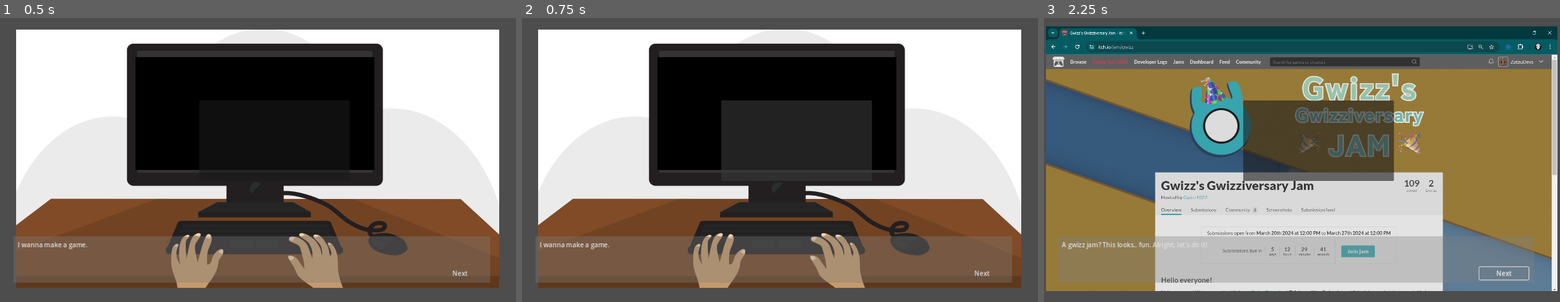
Above: before the commit, frames 1-3 (left to right).
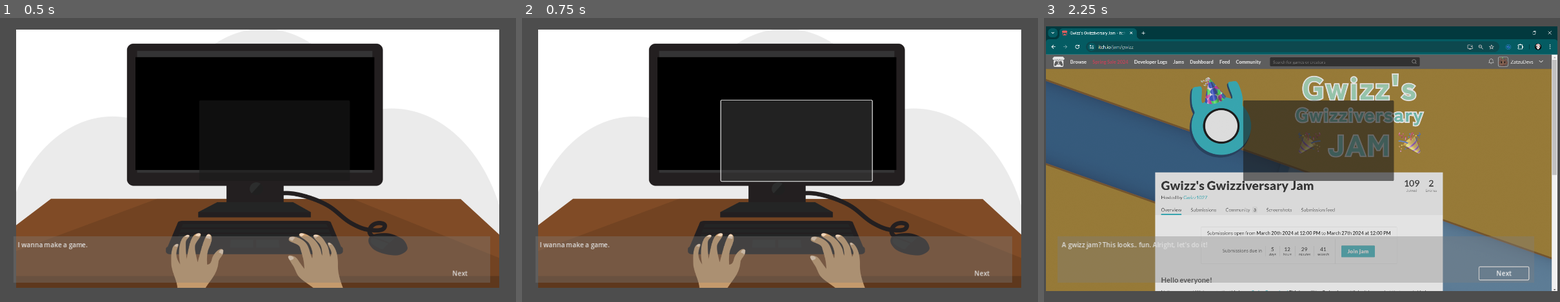
Above: after the commit, the same moments.

Repository: acropolis914/Gwizz-s-Game-Jam
Game: Godot game, scene res://Scene/story_mode.tscn
Two runs of this game, one before a commit and one after it. Both use one fixed random seed, a clock stepped at 60 frames per second and the inputs below.
Inputs (mouse positions are in pixels of both pictures, inside the frame that each line leads up to):
- Up to frame 1 (0.5 s): no input
- Up to frame 2 (0.75 s): click (795, 140) at 0.52 s
- Up to frame 3 (2.25 s): click (1317, 140) at 1.27 s; click "Next" at 2 s

Frame 1 is identical in both runs. In frame 2, 0.3% of the frame differs, in the area x 38-68%, y 28-58%; in frame 3, nothing differs.

Commit message:
fixed stuff
fixed stuff

Diff:
--- a/Scene/story_mode.tscn
+++ b/Scene/story_mode.tscn
@@ -104,7 +104,7 @@
 offset_bottom = 783.0
 flat = true
 
-[node name="Button" type="Button" parent="Error"]
+[node name="Error_Button" type="Button" parent="Error"]
 offset_left = -31.0
 offset_top = -39.0
 offset_right = 1334.0
@@ -134,7 +134,7 @@
 scale = Vector2(10.7583, 6.19167)
 texture = ExtResource("4_7gl02")
 
-[node name="Button" type="Button" parent="."]
+[node name="Testing_Button" type="Button" parent="."]
 offset_left = 494.0
 offset_top = 205.0
 offset_right = 868.0
@@ -145,5 +145,7 @@
 [connection signal="button_down" from="Card_Button" to="." method="_on_card_button_button_down"]
 [connection signal="button_down" from="Error_Card_Button" to="." method="_on_error_card_button_button_down"]
 [connection signal="button_down" from="Error_Card_Button" to="." method="_on_card_button_button_down"]
-[connection signal="button_down" from="Error/Button" to="." method="_on_button_button_down"]
-[connection signal="button_down" from="Button" to="." method="_on_button_button_downsccs"]
+[connection signal="button_down" from="Error/Error_Button" to="." method="_on_button_button_down"]
+[connection signal="button_down" from="Error/Error_Button" to="." method="_on_error_button_button_down"]
+[connection signal="button_down" from="Testing_Button" to="." method="_on_button_button_downsccs"]
+[connection signal="button_down" from="Testing_Button" to="." method="_on_testing_button_button_down"]
--- a/Scripts/Player.gd
+++ b/Scripts/Player.gd
@@ -68,6 +68,7 @@
 	dead = true
 	await get_tree().create_timer(1.0).timeout
 	dead = false
+	GlobalScript.coins = 0
 	get_tree().reload_current_scene()
 
 func has_key():
--- a/Scripts/Story_mode.gd
+++ b/Scripts/Story_mode.gd
@@ -137,6 +137,14 @@
 	else:
 		get_tree().change_scene_to_file("res://Scene/main.tscn")
 
+func reset_game_stats():
+	var var_false = ["emeny_1", "emeny_2", "emeny_3", "trap", "dash", "key"]
+	for vars in var_false:
+		GlobalScript[vars] = false
+	var var_zero = ["level", "aesthetic", "coins"]
+	for vars_z in var_zero:
+		GlobalScript[vars_z] = 0
+
 #Below are temporary for the cards
 func _on_card_button_button_down():
 	dialog_num += 1
@@ -146,25 +154,12 @@
 func _on_error_card_button_button_down():
 	bad_end = true
 
-func reset_game_stats():
-		GlobalScript.level = 0
-		GlobalScript.aesthetic = 0
-		GlobalScript.emeny_1 = true
-		GlobalScript.emeny_2 = true
-		GlobalScript.emeny_3 = true
-		GlobalScript.trap = true
-		GlobalScript.dash = true
-		GlobalScript.key = false
-		GlobalScript.coins = 0
-
-
-func _on_button_button_down():
+func _on_error_button_button_down():
 	$Error/Button.hide()
 	fade.play("Fade")
 	await fade.animation_finished
 	reset_game_stats()
 	get_tree().reload_current_scene()
 
-
-func _on_button_button_downsccs():
-	get_tree().reload_current_scene()
+func _on_testing_button_button_down():
+	print(GlobalScript.coins)
